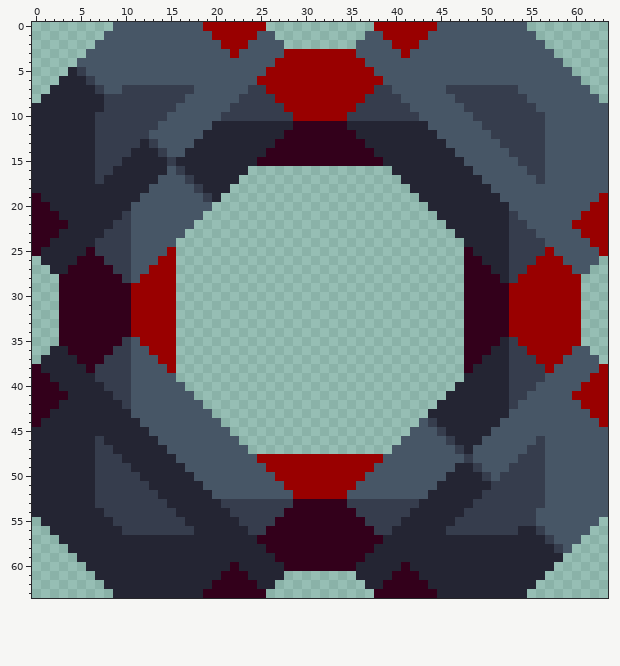
File history of a pixel-art sprite, sprites/blocks/drills/BLOOD EXTRACTOR/biotic-zlo-production-blood-extractor.png. That is the earlier state.
The file is 64x64 pixels.
The same view after the edit:
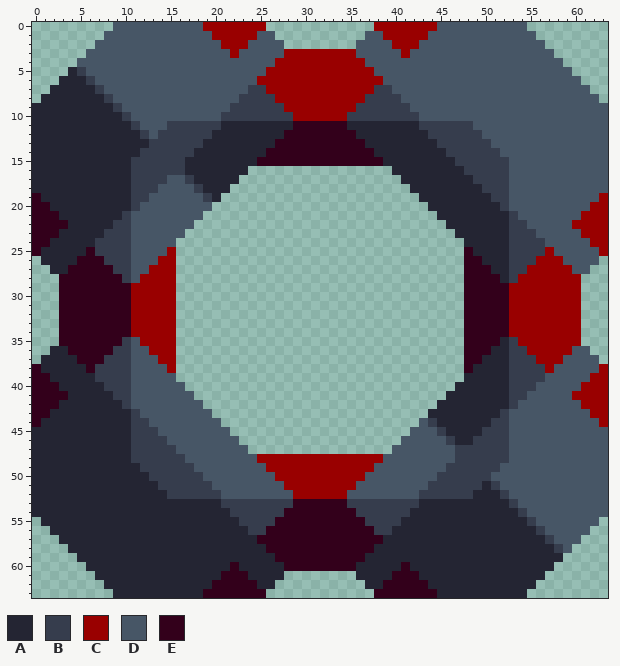
Palette (. is transparent): A #242533  B #363d4d  C #990000  D #475666  E #33001b
What changed:
Changed rows in their new state; - is an unchanged pixel.
first column x 7:
 7 ---DDDDDDDD----------------------------DDDDDDDD---
 8 --DDDDDDDD------------------------------DDDDDDDD--
 9 -A-DDDDDD--------------------------------DDDDDDDD-
10 AAA-DDDD----------------------------------DDDDDDDD
11 AAAA-DD-BBBBBB----------------------BBBBBB-DDDDDDD
12 AAAAA--BBBBBB------------------------BBBBBB-DDDDDD
13 AAAAA--BBBBB--------------------------BBBBBB-DDDDD
14 AAAA-BB-BBB----------------------------BBBBBB-DDDD
15 AAA-BBBB-B------------------------------BBBBBB-DDD
16 AA--BBBBB--------------------------------BBBBB--DD
17 A---BBBB----------------------------------BBBB---D
18 ----BBB------------------------------------BBB----
19 ----BB--------------------------------------BB----
20 ----B----------------------------------------B----
first column x 7:
43 ----B----------------------------------------B----
44 ----BB--------------------------------------BB----
45 ----BBB------------------------------------BBB----
46 A---BBBB----------------------------------BBBB---D
47 AA--BBBBB--------------------------------BBBBB--DD
48 AAA-BBBBBB------------------------------B-BBBB-DDD
49 AAAA-BBBBBB----------------------------BBB-BB-DDDD
50 AAAAA-BBBBBB--------------------------BBBBB--DDDDD
51 AAAAAA-BBBBBB------------------------BBBBBB--DDDDD
52 AAAAAAA-BBBBBB----------------------BBBBBB-AA-DDDD
53 AAAAAAAA----------------------------------AAAA-DDD
54 -AAAAAAAA--------------------------------AAAAAA-D-
55 --AAAAAAAA------------------------------AAAAAAAA--
56 ---AAAAAAAA----------------------------AAAAAAAA---
Where, in picture pixels (left, top, right, bottom), the same in both pictures:
changed: (95, 85, 221, 211)
changed: (419, 85, 545, 211)
changed: (95, 409, 221, 535)
changed: (419, 409, 545, 535)
